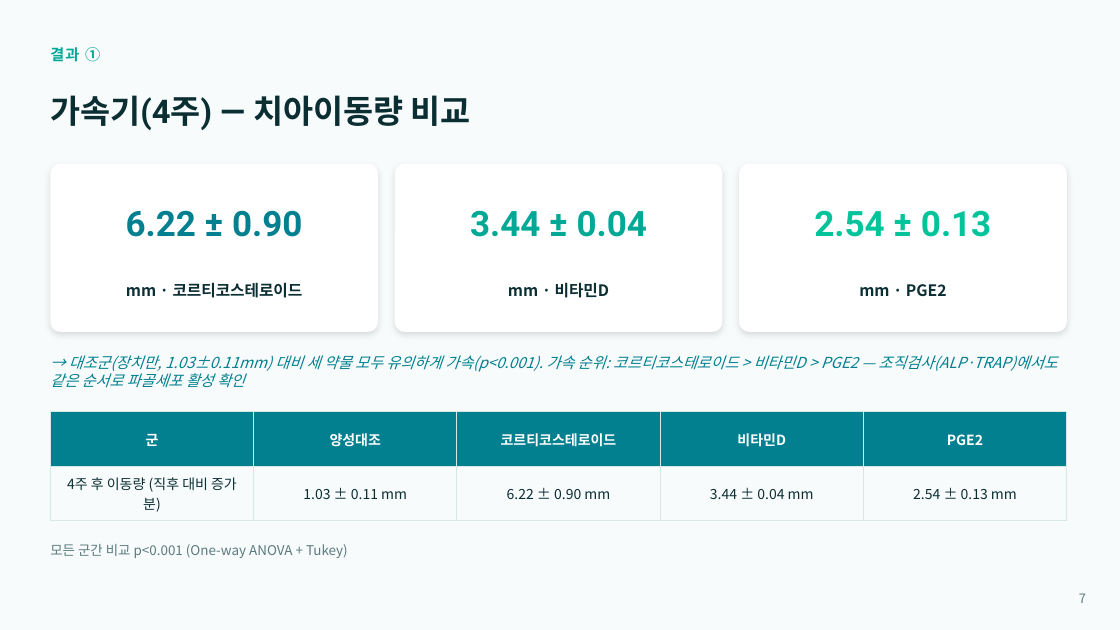
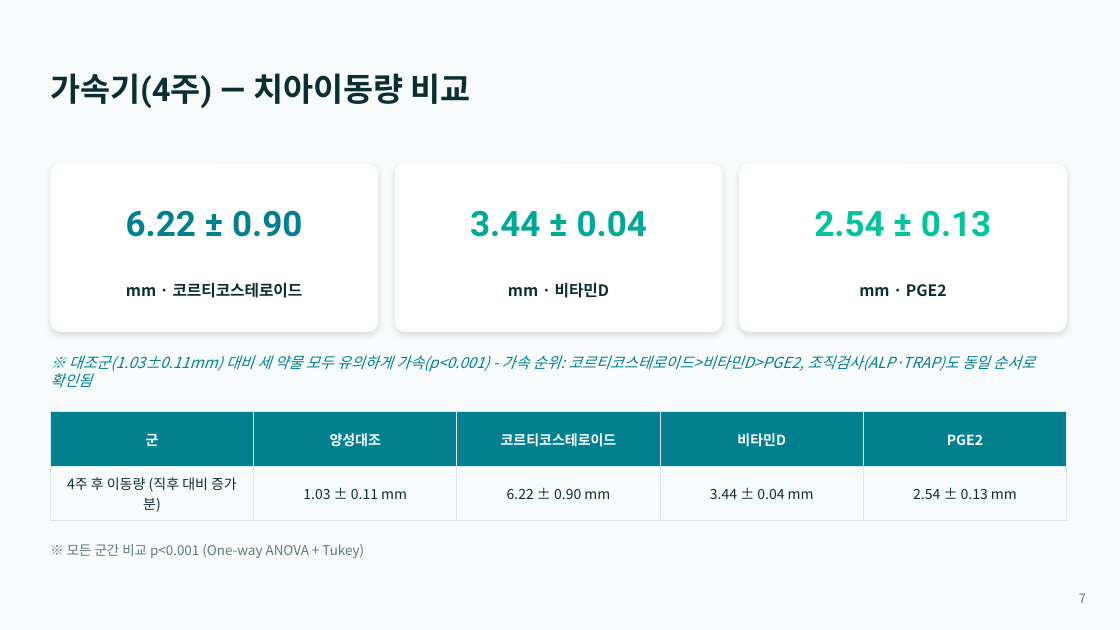
Before and after one commit to yojokem/-, a slide deck: slide 7 of 치과약리학실험2-논문발표/치과약리학실험2_논문발표.pptx. Drawn at 1120x630 pixels with LibreOffice and Linux fonts; fonts in the diff are those of the drawing. Boxes give left, top, right and bottom in pixels: in the first picture for what was removed or moved away, otherwise in the second. Text is boxed around its words. In the diff, an @@ line names an element or a change of style, - is before the commit and + after.

```diff
--- a/치과약리학실험2-논문발표/치과약리학실험2_논문발표.pptx
+++ b/치과약리학실험2-논문발표/치과약리학실험2_논문발표.pptx
@@ text "가속기(4주) — 치아이동량 비교": place and size @@
-text "가속기(4주) — 치아이동량 비교" at <box>50,95,471,130</box>
+text "가속기(4주) — 치아이동량 비교" at <box>50,73,471,108</box>
@@ text removed at <box>50,47,100,62</box> @@
-결과 ①
@@ text at <box>50,355,1035,388</box>: text changed @@
-→ 대조군(장치만, 1.03±0.11mm) 대비 세 약물 모두 유의하게 가속(p<0.001). 가속 순위: 코르티코스테로이드 > 비타민D > PGE2 — 조직검사(ALP·TRAP)에서도 같은 순서로 파골세포 활성 확인
+※ 대조군(1.03±0.11mm) 대비 세 약물 모두 유의하게 가속(p<0.001) - 가속 순위: 코르티코스테로이드>비타민D>PGE2, 조직검사(ALP·TRAP)도 동일 순서로 확인됨
@@ text at <box>67,544,364,558</box>: text changed @@
-모든 군간 비교 p<0.001 (One-way ANOVA + Tukey)
+※ 모든 군간 비교 p<0.001 (One-way ANOVA + Tukey)
```
Also in this commit, not shown: 9 other slides changed, 1 other file.
